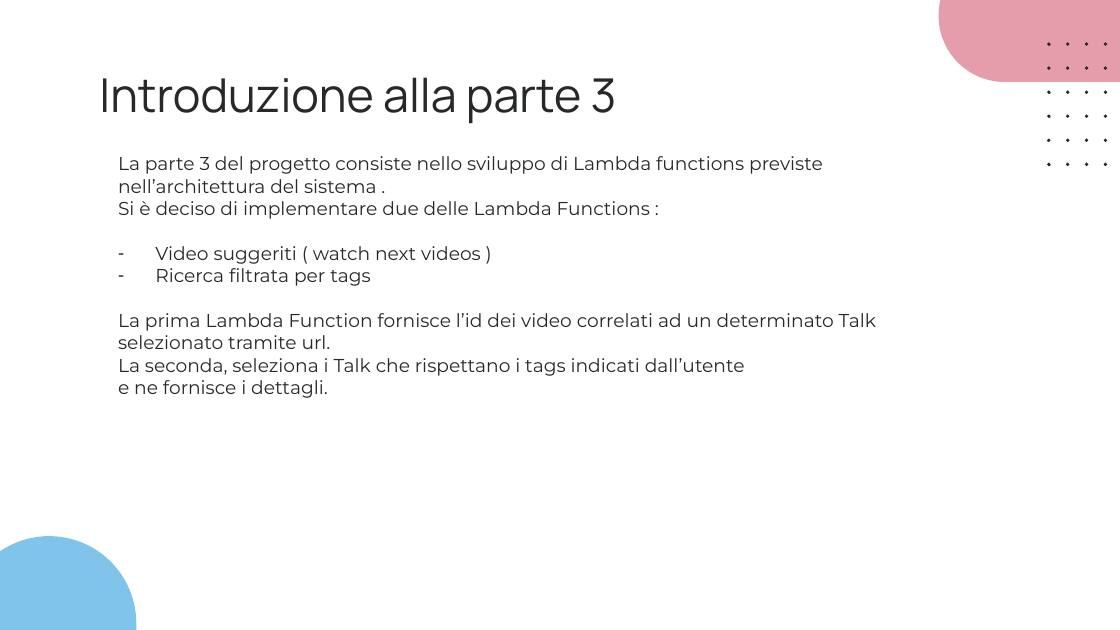
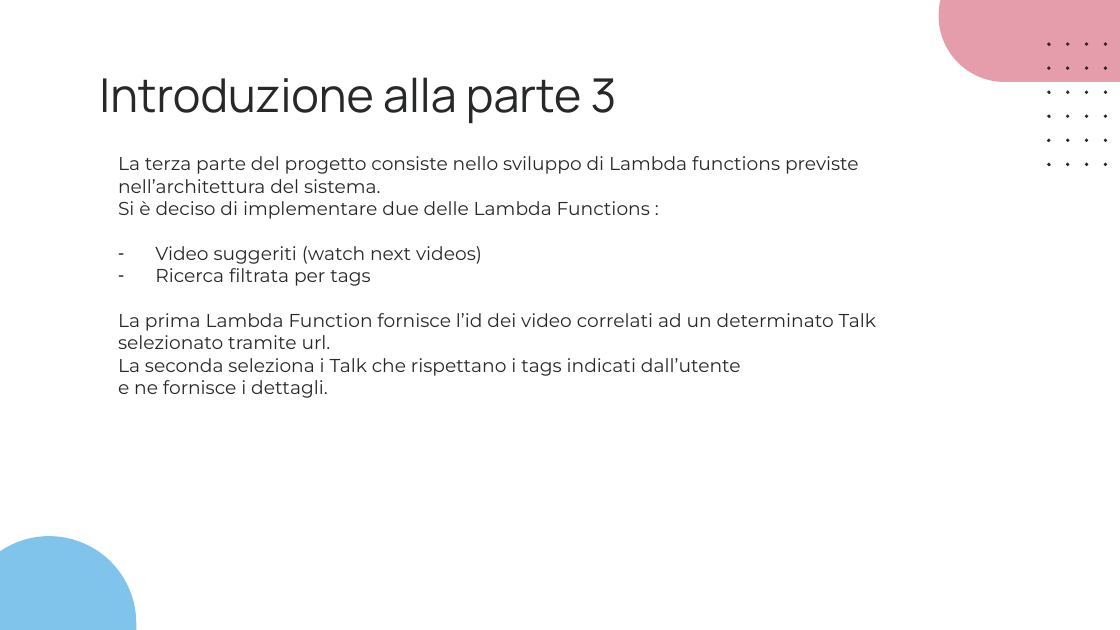
Before and after one commit to slocatelli30/CommuniTEDx, a slide deck: slide 25 of Progetto3.0/CommuniTEDx_3.0.pptx. Drawn at 1120x630 pixels with LibreOffice and Linux fonts; fonts in the diff are those of the drawing. Boxes give left, top, right and bottom in pixels: in the first picture for what was removed or moved away, otherwise in the second. Text is boxed around its words. In the diff, an @@ line names an element or a change of style, - is before the commit and + after.

```diff
--- a/Progetto3.0/CommuniTEDx_3.0.pptx
+++ b/Progetto3.0/CommuniTEDx_3.0.pptx
@@ text at box(118, 156, 859, 193): text changed @@
-La parte 3 del progetto consiste nello sviluppo di Lambda functions previste nell’architettura del sistema .
+La terza parte del progetto consiste nello sviluppo di Lambda functions previste nell’architettura del sistema.
@@ text at box(155, 246, 482, 264): spaces changed @@
-– Video suggeriti ( watch next videos )
+– Video suggeriti (watch next videos)
@@ text at box(118, 358, 741, 376): text changed @@
-La seconda, seleziona i Talk che rispettano i tags indicati dall’utente
+La seconda seleziona i Talk che rispettano i tags indicati dall’utente
```
Also in this commit, not shown: 12 other slides changed, 1 other file.
